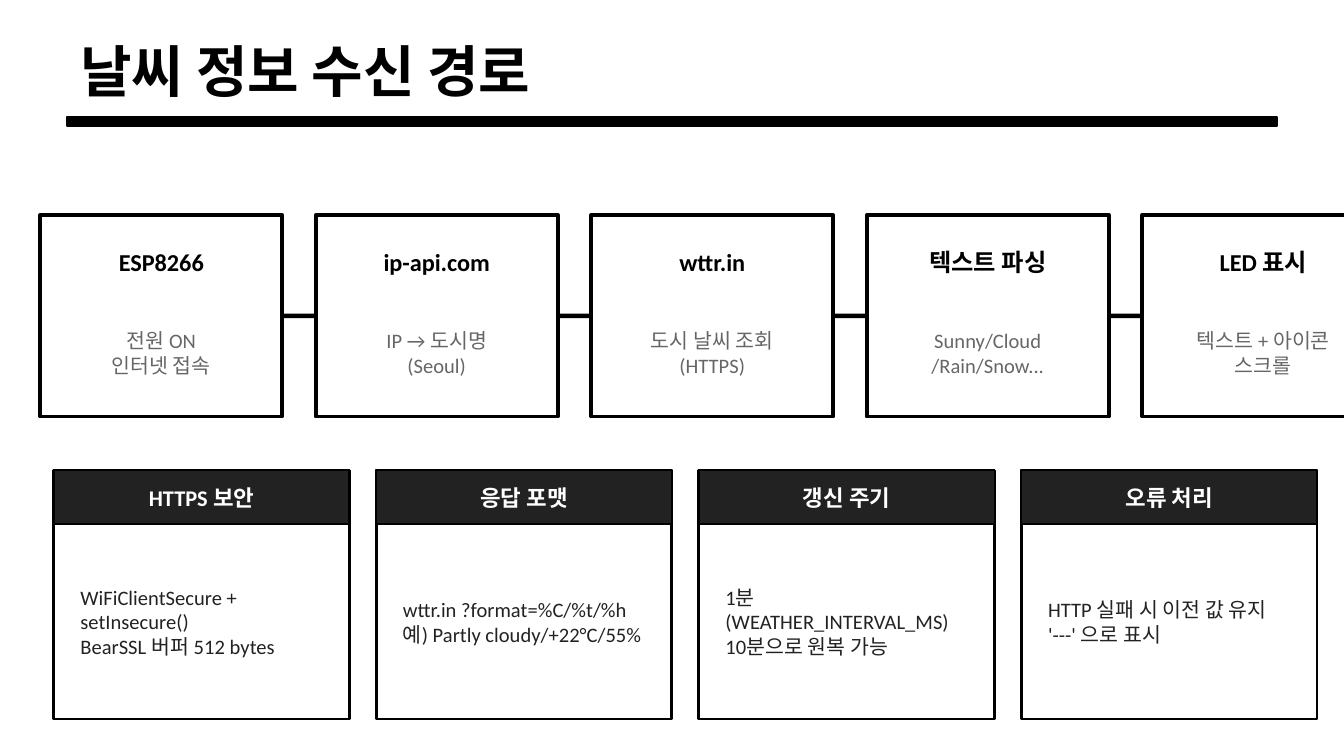
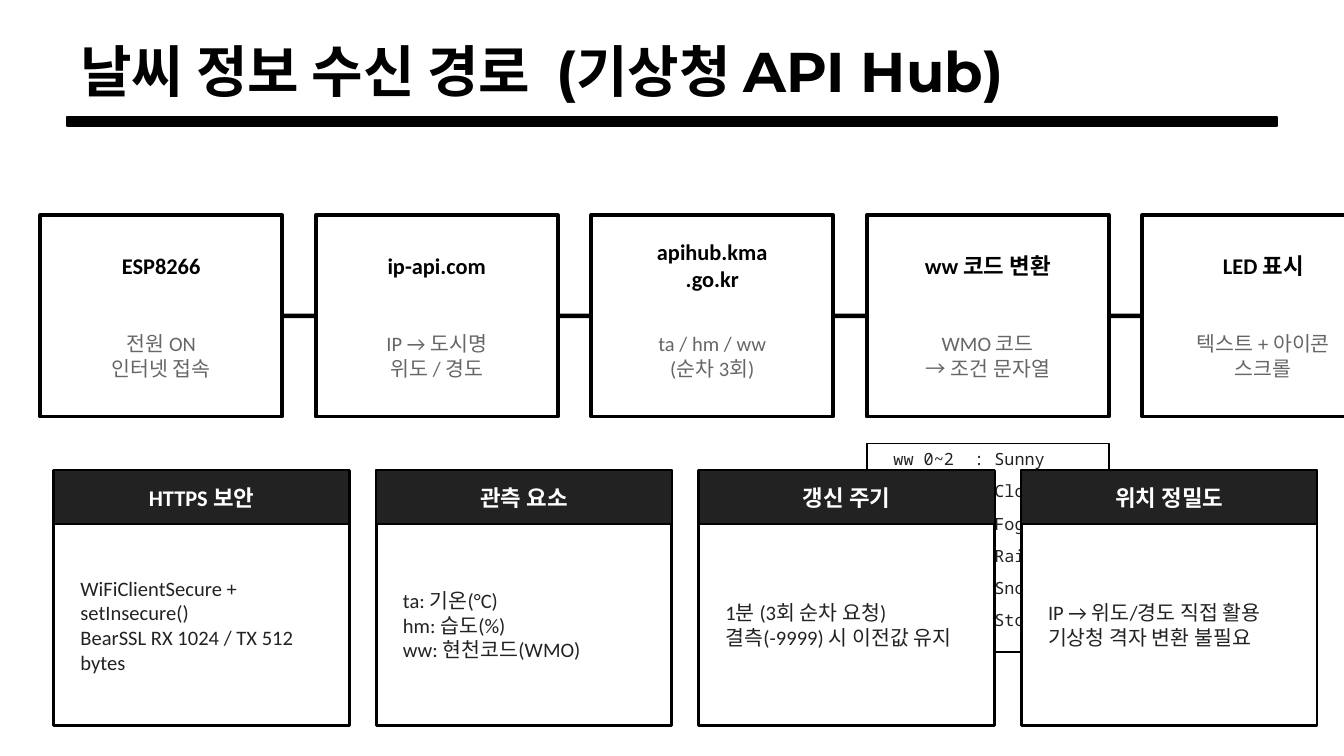
Before and after one commit to dselaser/IoT_WallClock, a slide deck: slide 7 of IoT_WallClock_설명.pptx. Drawn at 1344x756 pixels with LibreOffice and Linux fonts; fonts in the diff are those of the drawing. Boxes give left, top, right and bottom in pixels: in the first picture for what was removed or moved away, otherwise in the second. Text is boxed around its words. In the diff, an @@ line names an element or a change of style, - is before the commit and + after.

```diff
--- a/IoT_WallClock_설명.pptx
+++ b/IoT_WallClock_설명.pptx
@@ text at bbox=[80, 45, 1003, 103]: text changed @@
-날씨 정보 수신 경로
+날씨 정보 수신 경로 (기상청 API Hub)
@@ size 13 to 12 pt in 3 elements at bbox=[122, 258, 200, 274], bbox=[388, 258, 486, 278], bbox=[1223, 255, 1304, 276] @@
@@ text at bbox=[657, 244, 767, 291]: text changed; size 13 to 12 pt @@
-wttr.in
+apihub.kma
+.go.kr
@@ text at bbox=[925, 255, 1051, 276]: text changed; size 13 to 12 pt @@
-텍스트 파싱
+ww 코드 변환
@@ text at bbox=[390, 359, 483, 378]: text changed @@
-(Seoul)
+위도 / 경도
@@ text at bbox=[658, 337, 766, 379]: text changed @@
-도시 날씨 조회
-(HTTPS)
+ta / hm / ww
+(순차 3회)
@@ text at bbox=[942, 335, 1050, 378]: text changed @@
-Sunny/Cloud
-/Rain/Snow...
+WMO 코드
+→ 조건 문자열
@@ rectangle added at bbox=[867, 444, 1109, 652], fill #FFFFFF, outline #000000 1 pt @@
@@ rectangle: place and size @@
-rectangle at bbox=[54, 470, 349, 719]
+rectangle at bbox=[54, 470, 349, 726]
@@ rectangle: place and size @@
-rectangle at bbox=[376, 470, 672, 719]
+rectangle at bbox=[376, 470, 672, 726]
@@ rectangle: place and size @@
-rectangle at bbox=[699, 470, 995, 719]
+rectangle at bbox=[699, 470, 995, 726]
@@ text added at bbox=[893, 453, 1044, 491], 9 pt, text #222222 @@
+ww 0~2 : Sunny (맑음)
@@ rectangle: place and size @@
-rectangle at bbox=[1021, 470, 1317, 719]
+rectangle at bbox=[1021, 470, 1317, 726]
@@ text at bbox=[480, 487, 568, 508]: text changed @@
-응답 포맷
+관측 요소
@@ text added at bbox=[994, 482, 1044, 503], 9 pt, text #222222 @@
+ww 3~9 : Cloud (구름)
@@ text at bbox=[1115, 487, 1223, 508]: text changed @@
-오류 처리
+위치 정밀도
@@ text added at bbox=[893, 514, 1024, 535], 9 pt, text #222222 @@
+ww 40~49: Fog (안개)
@@ text added at bbox=[994, 546, 1034, 567], 9 pt, text #222222 @@
+ww 50~69: Rain (비)
@@ text at bbox=[403, 591, 581, 660]: text changed @@
-wttr.in ?format=%C/%t/%h
-예) Partly cloudy/+22°C/55%
+ta: 기온(°C)
+hm: 습도(%)
+ww: 현천코드(WMO)
@@ text added at bbox=[994, 579, 1034, 600], 9 pt, text #222222 @@
+ww 70~79: Snow (눈)
@@ text at bbox=[725, 603, 952, 648]: text changed @@
-1분 (WEATHER_INTERVAL_MS)
-10분으로 원복 가능
+1분 (3회 순차 요청)
+결측(-9999) 시 이전값 유지
@@ text added at bbox=[893, 611, 1044, 647], 9 pt, text #222222 @@
+ww 95~99: Storm (뇌우)
@@ text at bbox=[1048, 603, 1261, 647]: text changed @@
-HTTP 실패 시 이전 값 유지
-'---' 으로 표시
+IP → 위도/경도 직접 활용
+기상청 격자 변환 불필요
@@ text at bbox=[80, 631, 293, 674]: text changed @@
-BearSSL 버퍼 512 bytes
+BearSSL RX 1024 / TX 512 bytes
```
Also in this commit, not shown: 6 other slides changed, 1 other file.
